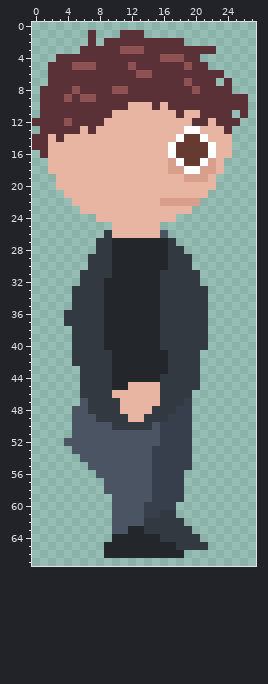
Two states of a sprite sheet, assets/sprites/zywiec/walk/zywiecR1.png. Above, as it was before the edit.
The file is 28x68 pixels. Colours within 5 levels of each other are drawn and written as one.
Once edited:
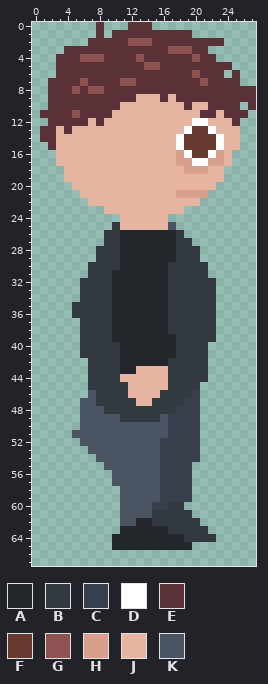
Palette (. is transparent): A #23272c  B #333941  C #363f4b  D #ffffff  E #5b3138  F #663931  G #8e5252  H #d79f8c  J #e9b5a3  K #4a5462
Change:
Changed rows in their new state; - is an unchanged pixel.
first column x 0:
 0 --------E---EEE-------------
 1 -------.E-E---EEEEEE--------
 2 --------E---GGG----EEEEE----
 3 ----EE-----EEE---GGG--.-----
 4 ------GGG----G--EEE-GEE-----
 5 --.--EEE----E-GG---E--EEE---
 6 --.----------EE-----G----E--
 7 ------G----GG------E-G-E-E--
 8 -.-----GG-EE--------E----EEE
 9 -.--E-EE-----JJJ-J---------E
10 -.---------J---J-JJ-JJ----.E
11 -----G------------J----J-E--
12 ..--E--J------------DD-JJ---
13 ---J-J-J------------FFD-JJ--
14 .-EJ-----------------FFD-J--
15 ..E--------------JD---FD-J--
16 -..--------------JHD---H----
17 --.--------------JHHD--HJ---
18 --..-------------JJHH-J-----
19 ---.---------------JJJ-J----
20 ---..-----------------------
21 ----..------------HHHH------
22 -----..---------JJJJJ-------
23 ------...----------.--------
24 --------...------.----------
25 ----------B-----JK----------
26 ----------BAAAAAAAB---------
27 --------.-B------ABB--------
28 ----------B------A-BB-------
29 -------.--B------A--B-------
30 ----------B---------BB------
31 ------.---------A----B------
32 ---------B------A----BB-----
33 -----.---B------A-----B-----
34 -----.---B------A-----B-----
35 ---------B------A-----B-----
36 ----.----B------A-----B-----
37 ----..---B------A-----B-----
38 -----.---B------A-----B-----
39 -----.---B------AA----B-----
40 -----.---BB-----AA----------
41 -----.----B------A---B------
42 -----..---B----------B------
43 ------.---B--JJJJ----B------
44 ------.---BJJJJJJ----B------
45 ------.---BB----J-----------
46 ------.K--BB--------C-------
47 -------K---BB--B----C-------
48 -----.-KK--BBBB-----C-------
49 -----.--KKK-BB--K---C-------
50 -----.----KKKKK-K---C-------
51 ----------------K---C-------
52 ----..--------------C-------
53 -----..--------K----C-------
54 ------..-------K----C-------
55 -------..------K------------
56 --------..-----K---C--------
57 ---------.-----K---C--------
58 ---------..----K---C--------
59 ----------.----K---C--------
60 ----------.---K--BB---------
61 ----------.---KB--BB--------
62 ----------.--AA----BB-------
63 ----------.A--AAA---BB------
64 ----------------AAA--BB-----
65 ---------.--------AA..------
66 ---------..........---------
Pixel boxes of the changes (left, top, right, bottom) in both pictures:
changed: (32, 22, 256, 558)
